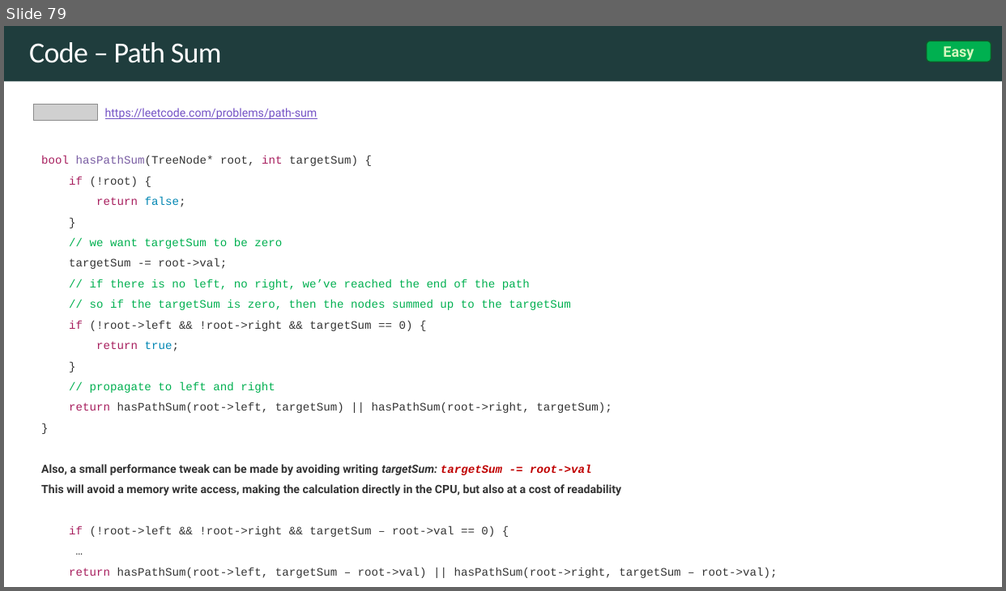
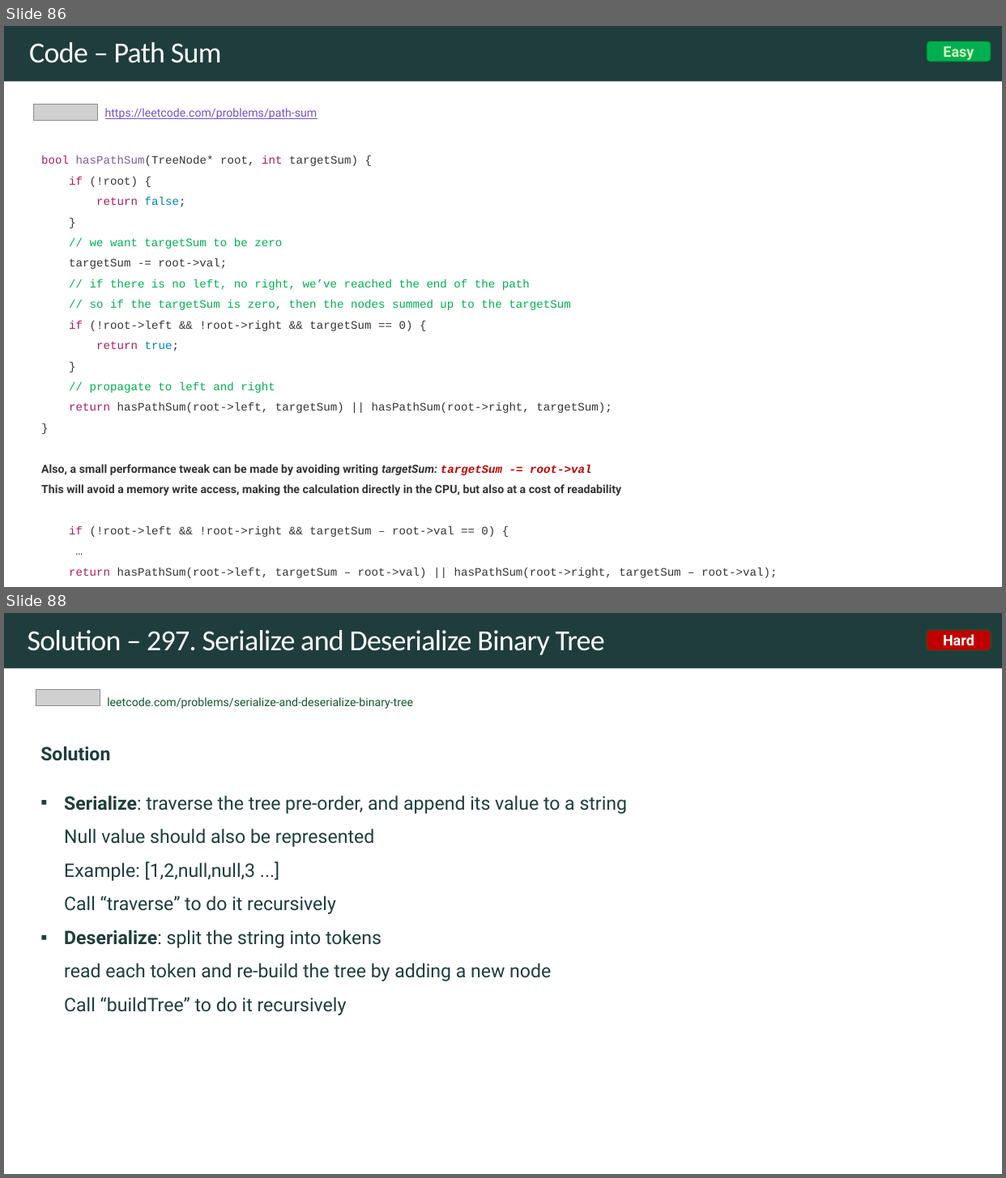
Before and after one commit to rfdavid/coding-interview-handbook-cpp, a slide deck: Algorithm and problem Solving Cheatsheet.pptm. Shown one above the other, each under a label of ours: slide 79 before the commit, slides 86 and 88 after it; the slides between them are not shown. The pictures are 1006x591 and 1006x1178 pixels, drawn with LibreOffice and Linux fonts; fonts in the diff are those of the drawing; grey boxes stand for pictures. Boxes give left, top, right and bottom in pixels: in the first picture for what was removed or moved away, otherwise in the second. Text is boxed around its words. In the diff, an @@ line names an element or a change of style, - is before the commit and + after.

Commit message:
added 297 serialize and deserialize binary tree

```diff
--- a/Algorithm and problem Solving Cheatsheet.pptm
+++ b/Algorithm and problem Solving Cheatsheet.pptm
@@ slide 88 added at [4, 613, 1002, 1174], background #FFFFFF; not listed: 1 template element that a slide beside it also shows @@
@@ title added at [27, 630, 605, 655], 28 pt, text #FFFFFF @@
+Solution – 297. Serialize and Deserialize Binary Tree
@@ rounded rectangle added at [927, 629, 991, 650], fill #C00000, outline #0F5829 1 pt, 14 pt, text #FFFFFF, bold @@
+Hard
@@ picture added at [36, 689, 100, 706] @@
@@ text added at [107, 697, 413, 709], 11 pt, text #0F5829 @@
+leetcode.com/problems/serialize-and-deserialize-binary-tree
@@ text added at [40, 746, 628, 1016], 18 pt, text #1F3D3D @@
+Solution
+▪ Serialize: traverse the tree pre-order, and append its value to a string
+  Null value should also be represented
+  Example: [1,2,null,null,3 ...]
+  Call “traverse” to do it recursively
+▪ Deserialize: split the string into tokens
+  read each token and re-build the tree by adding a new node
+  Call “buildTree” to do it recursively
@@ what was slide 79 is now slide 86 @@
```
Also in this commit, not shown: 5 slides changed, 12 other slides added, 1 slide removed, 16 other files.
